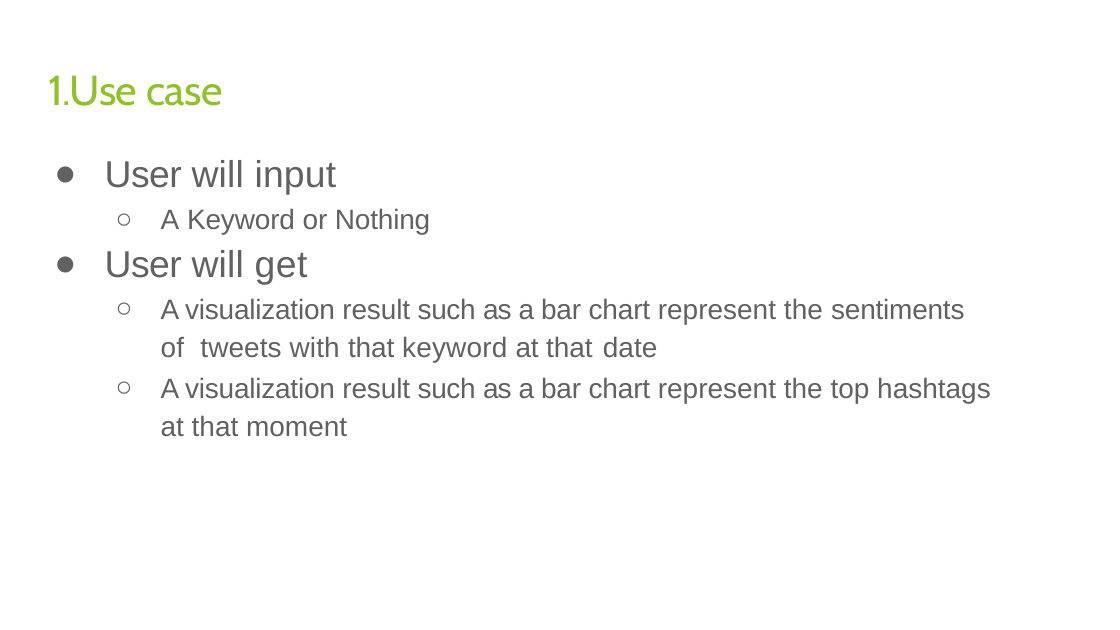
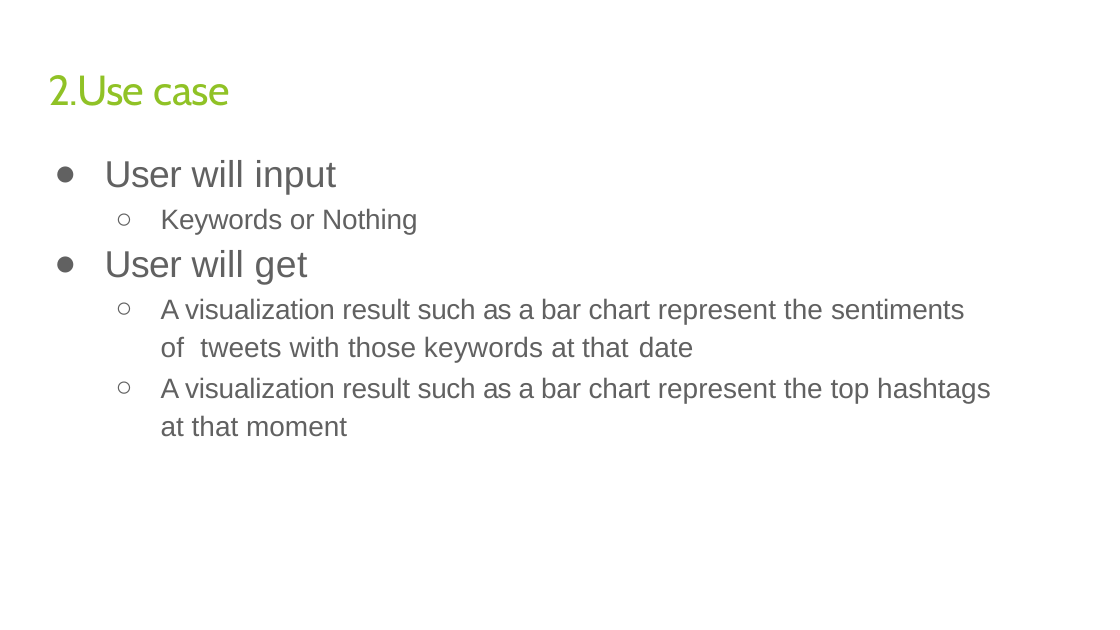
Before and after one commit to PoiBilibili/CSYE7200_FinalProject, a slide deck: slide 3 of Planning.pptx (slide 2 before the commit). Drawn at 1120x630 pixels with LibreOffice and Linux fonts; fonts in the diff are those of the drawing. Boxes give left, top, right and bottom in pixels: in the first picture for what was removed or moved away, otherwise in the second. Text is boxed around its words. In the diff, an @@ line names an element or a change of style, - is before the commit and + after.

```diff
--- a/Planning.pptx
+++ b/Planning.pptx
@@ title at box(49, 75, 230, 106): text changed @@
-1.Use case
+2.Use case
@@ text at box(161, 208, 418, 234): text changed @@
-  ○ A Keyword or Nothing
+  ○ Keywords or Nothing
@@ text at box(161, 298, 964, 362): text changed @@
-  ○ A visualization result such as a bar chart represent the sentiments of tweets with that keyword at that date
+  ○ A visualization result such as a bar chart represent the sentiments of tweets with those keywords at that date
```
Also in this commit, not shown: 6 other slides changed, 45 other files.
